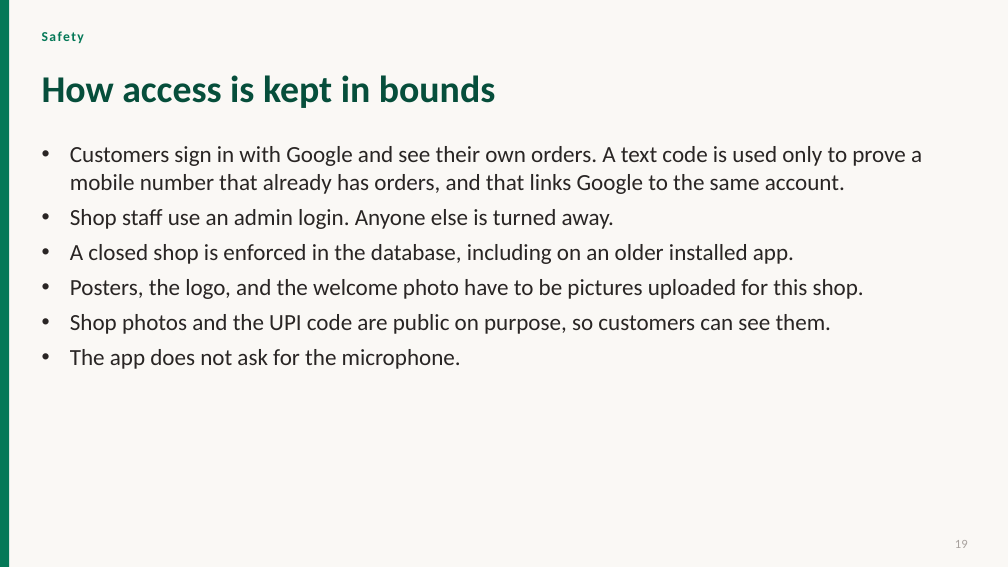
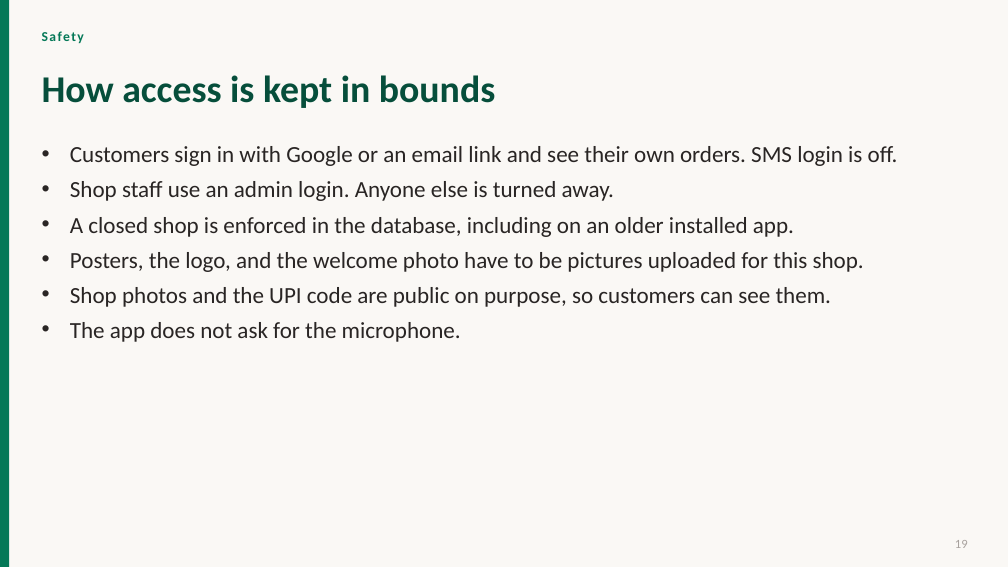
Before and after one commit to ragavan-Aihub/Order-app, a slide deck: slide 19 of docs/pdf/Project-Presentation.pptx. Drawn at 1008x567 pixels with LibreOffice and Linux fonts; fonts in the diff are those of the drawing. Boxes give left, top, right and bottom in pixels: in the first picture for what was removed or moved away, otherwise in the second. Text is boxed around its words. In the diff, an @@ line names an element or a change of style, - is before the commit and + after.

```diff
--- a/docs/pdf/Project-Presentation.pptx
+++ b/docs/pdf/Project-Presentation.pptx
@@ text at (70,146,898,166): text changed @@
-• Customers sign in with Google and see their own orders. A text code is used only to prove a mobile number that already has orders, and that links Google to the same account.
+• Customers sign in with Google or an email link and see their own orders. SMS login is off.
```
Also in this commit, not shown: 2 other slides changed, 20 other files.
